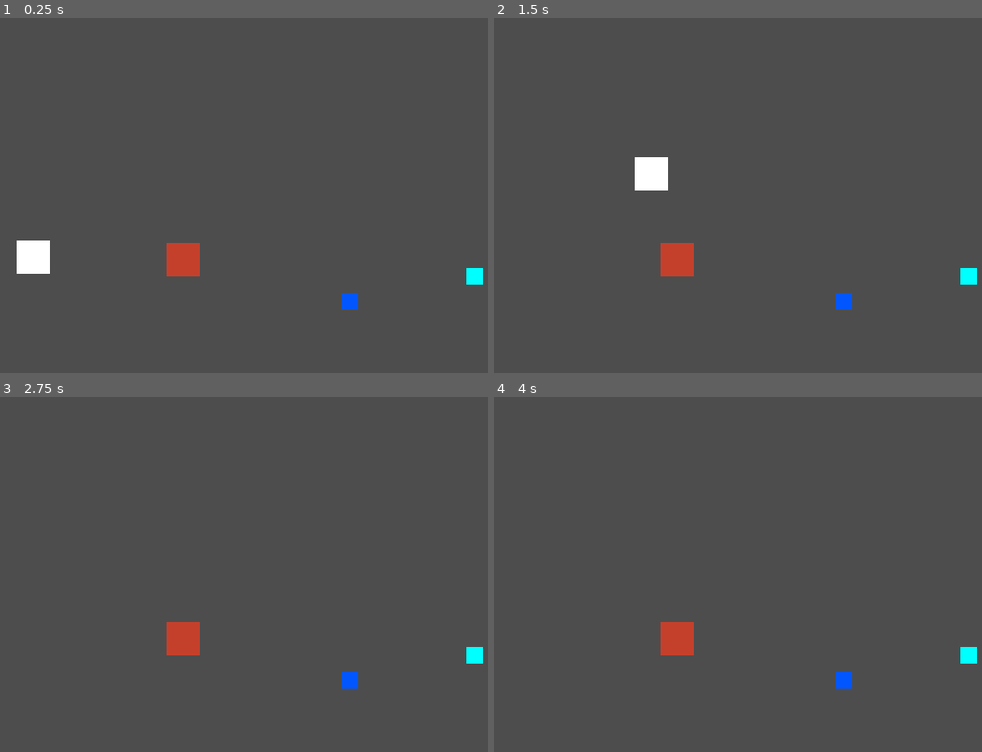
Above: before the commit, frames 1-4 (two rows, left to right).
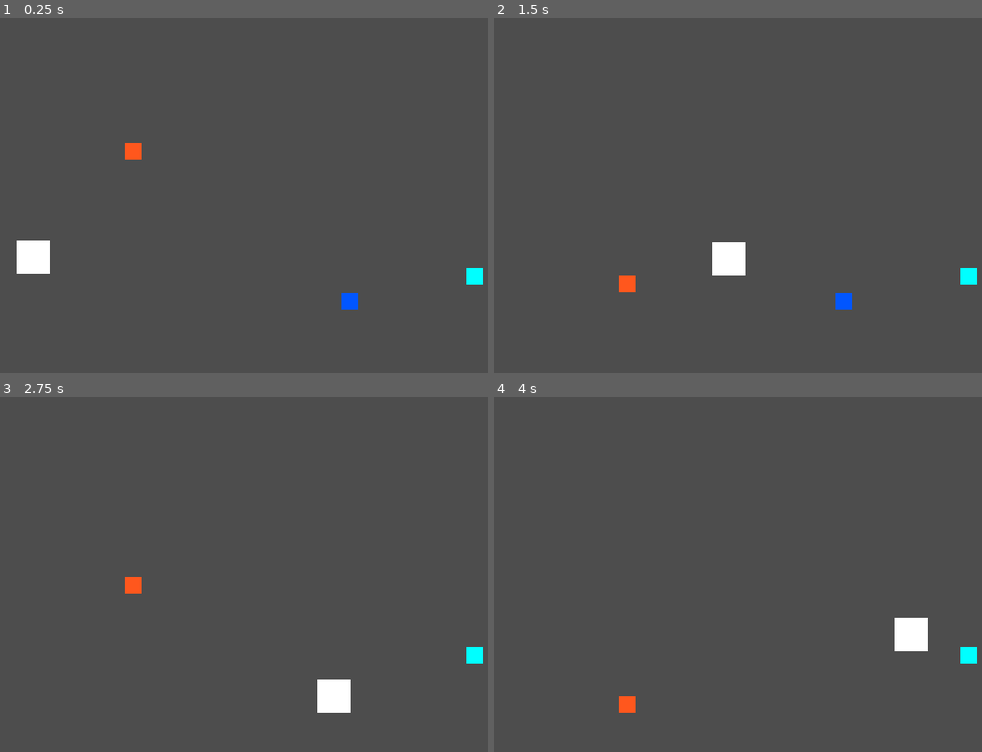
Above: after the commit, the same moments.

Repository: bubblegumlord/Kitty-platformer
Game: Godot game, scene res://levels/test_level.tscn
The game is run twice, just before and just after one commit, with the same random seed, the same clock (stepped at 60 frames per second) and the same inputs.
Inputs:
- Up to frame 1 (0.25 s): no input
- Up to frame 2 (1.5 s): tap Enter at 0.5 s; hold D (RIGHT) from 0.53 s (still down); tap Space (JUMP) at 0.77 s
- Up to frame 3 (2.75 s): tap Space (JUMP) at 1.52 s; release D (RIGHT) at 2.03 s; hold A (LEFT) from 2.03 s (still down)
- Up to frame 4 (4 s): release A (LEFT) at 2.78 s; hold D (RIGHT) from 2.78 s (still down); tap Space (JUMP) at 3.02, 3.77 s

The runs differ from the first frame. In frame 1, 0.8% of the frame differs, in the area x 25-41%, y 35-73%; in frame 2, 2.1%, in the area x 25-52%, y 39-78%; in frame 3, 1.6%; in frame 4, 1.6%.

Commit message:
dachshund enemy

Diff:
--- /dev/null
+++ b/characters/enemies/dachshund/dachshund.gd
@@ -0,0 +1,29 @@
+extends Area2D
+
+const MOVE_RANGE: int = 200
+
+@export var direction: int
+
+var retract: bool = false
+var rad_dir: float
+var move_vector: Vector2
+var move: Tween
+var new_position: Vector2
+
+func _ready() -> void:
+	if direction % 90 != 0:
+		print("Jamnik " + str(global_position) + " niewłaściwy kierunek")
+
+	rad_dir = deg_to_rad(direction)
+	move_vector = Vector2(cos(rad_dir), sin(rad_dir))
+	new_position = move_vector * MOVE_RANGE
+
+func _on_timer_timeout() -> void:
+	if not retract:
+		retract = true
+		move = get_tree().create_tween()
+		move.tween_property(self, "global_position", global_position + new_position, 0.5)
+	else:
+		retract = false
+		move = get_tree().create_tween()
+		move.tween_property(self, "global_position", global_position - new_position, 0.5)
--- /dev/null
+++ b/characters/enemies/dachshund/dachshund.tscn
@@ -0,0 +1,33 @@
+[gd_scene format=3 uid="uid://b18k51p75crcn"]
+
+[ext_resource type="Script" uid="uid://l1of2g5gym13" path="res://characters/enemies/dachshund/dachshund.gd" id="1_4abgs"]
+
+[sub_resource type="Gradient" id="Gradient_hk4go"]
+offsets = PackedFloat32Array(1)
+colors = PackedColorArray(1, 0.34117648, 0.11372549, 1)
+
+[sub_resource type="GradientTexture1D" id="GradientTexture1D_p11a2"]
+gradient = SubResource("Gradient_hk4go")
+width = 16
+
+[sub_resource type="CircleShape2D" id="CircleShape2D_0r2sl"]
+radius = 8.0
+
+[node name="Dachshund" type="Area2D" unique_id=1706440273]
+collision_layer = 4
+collision_mask = 0
+script = ExtResource("1_4abgs")
+
+[node name="Sprite" type="Sprite2D" parent="." unique_id=10964248]
+position = Vector2(0, -8)
+scale = Vector2(1, 16)
+texture = SubResource("GradientTexture1D_p11a2")
+
+[node name="Collision" type="CollisionShape2D" parent="." unique_id=1158074536]
+shape = SubResource("CircleShape2D_0r2sl")
+
+[node name="Timer" type="Timer" parent="." unique_id=136672275]
+wait_time = 1.2
+autostart = true
+
+[connection signal="timeout" from="Timer" to="." method="_on_timer_timeout"]
--- a/globals/globals.gd
+++ b/globals/globals.gd
@@ -5,6 +5,7 @@
 
 var active_checkpoint: Vector2
 var checkpoint_level: Node2D
+var level: String
 
 func _ready() -> void:
 	for i: int in range(1,100):
@@ -13,5 +14,5 @@
 	saved_items = items
 
 func change_level() -> void:
-	var level: String = checkpoint_level.scene_file_path
+	level = checkpoint_level.scene_file_path
 	get_tree().change_scene_to_file(level)
--- a/levels/test_level.tscn
+++ b/levels/test_level.tscn
@@ -1,8 +1,8 @@
 [gd_scene format=3 uid="uid://ddbxmdi4cpi8b"]
 
 [ext_resource type="PackedScene" uid="uid://c73kf3v3hg1so" path="res://characters/player/player.tscn" id="1_46lwt"]
-[ext_resource type="PackedScene" uid="uid://d35qwqdve1xkj" path="res://characters/enemies/test_enemy/test_enemy.tscn" id="2_x25rp"]
 [ext_resource type="PackedScene" uid="uid://dxfqgiym8jr45" path="res://objects/collectibles/fish/fish.tscn" id="3_gmgay"]
+[ext_resource type="PackedScene" uid="uid://b18k51p75crcn" path="res://characters/enemies/dachshund/dachshund.tscn" id="4_o6mel"]
 [ext_resource type="PackedScene" uid="uid://cbesvvvfn2gk7" path="res://objects/checkpoint/checkpoint.tscn" id="4_w7r7j"]
 
 [sub_resource type="RectangleShape2D" id="RectangleShape2D_x25rp"]
@@ -38,9 +38,6 @@
 position = Vector2(96, 18)
 shape = SubResource("RectangleShape2D_x25rp")
 
-[node name="TestEnemy" parent="." unique_id=261858784 instance=ExtResource("2_x25rp")]
-position = Vector2(176, 232)
-
 [node name="Fish" parent="." unique_id=1270360593 instance=ExtResource("3_gmgay")]
 position = Vector2(336, 272)
 id = 5
@@ -48,3 +45,7 @@
 [node name="Checkpoint" parent="." unique_id=1104135889 node_paths=PackedStringArray("current_level") instance=ExtResource("4_w7r7j")]
 position = Vector2(456, 248)
 current_level = NodePath("..")
+
+[node name="Dachshund" parent="." unique_id=1706440273 instance=ExtResource("4_o6mel")]
+position = Vector2(128, 128)
+direction = 90
Not shown, added: characters/enemies/dachshund/dachshund.gd.uid
